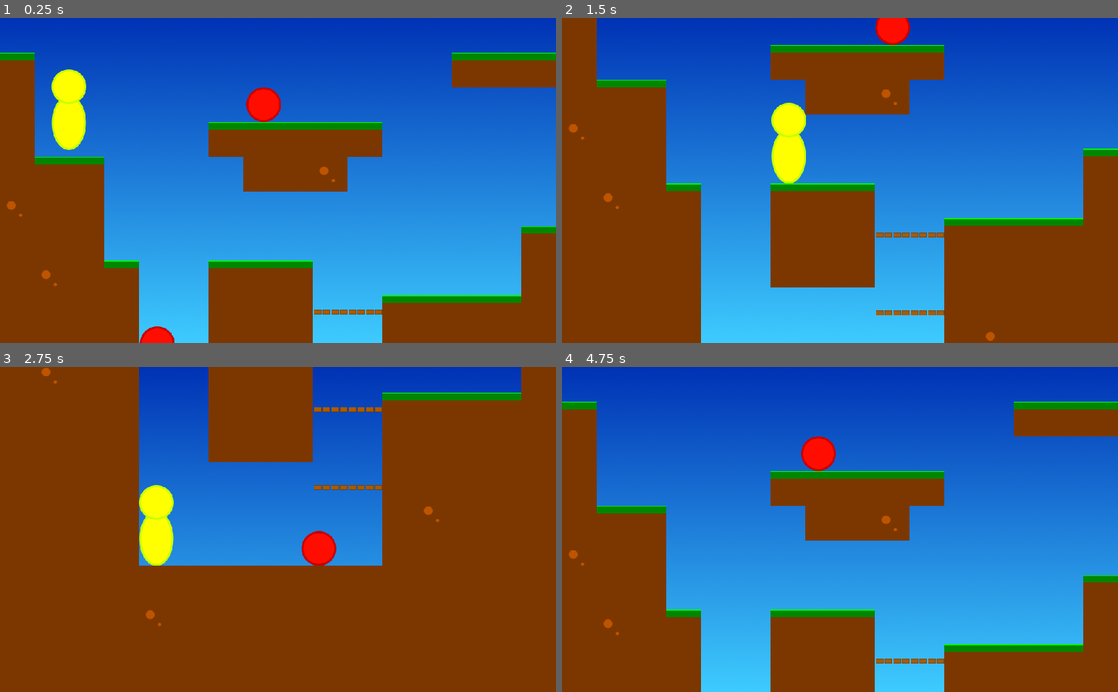
Above: before the commit, frames 1-4 (two rows, left to right).
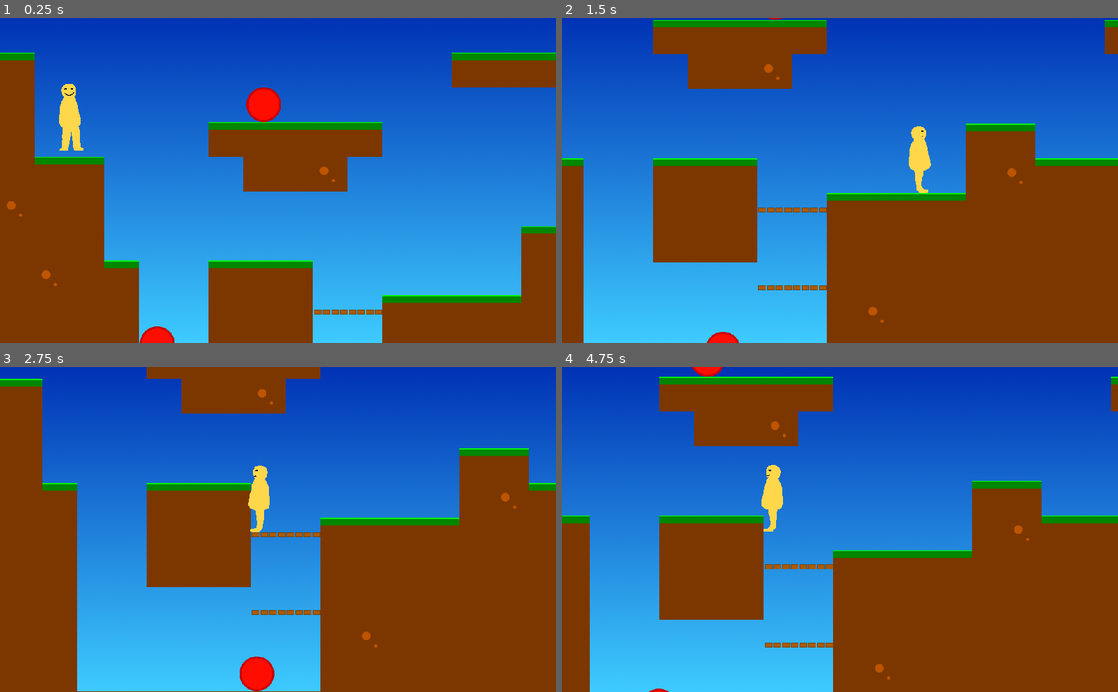
Above: after the commit, the same moments.

Repository: e8johan/superplatformer
Game: Godot game, scene res://src/levels/TestLevel.tscn
Two runs of this game, one before a commit and one after it. Both use one fixed random seed, a clock stepped at 60 frames per second and the inputs below.
Inputs:
- Up to frame 1 (0.25 s): no input
- Up to frame 2 (1.5 s): hold Right (move_right) from 0.53 s (still down); tap Space (move_jump) at 0.77 s
- Up to frame 3 (2.75 s): tap Space (move_jump) at 1.52 s; release Right (move_right) at 2.03 s; hold Left (move_left) from 2.03 s (still down)
- Up to frame 4 (4.75 s): release Left (move_left) at 2.78 s; hold Right (move_right) 2.78-4.28 s; tap Space (move_jump) at 3.02, 3.77, 4.52 s; hold Left (move_left) from 4.28 s (still down)

The runs differ from the first frame. In frame 1, 1.3% of the frame differs, in the area x 9-16%, y 15-41%; in frame 2, 49%; in frame 3, 48%; in frame 4, 53%, in the area x 0-100%, y 0-100%.

Commit message:
Placeholder animated player actor

Diff:
--- a/superplatformer/src/actors/Player.gd
+++ b/superplatformer/src/actors/Player.gd
@@ -1,14 +1,38 @@
 extends ActorBase
 class_name Player, "res://assets/player/player_symbol.png"
+
+onready var animation = $AnimatedSprite
+
+func _ready() -> void:
+    animation.play("idle")
 
 func _on_EnemyDetector_body_entered(body: PhysicsBody2D) -> void:
     queue_free()
 
 func _physics_process(delta: float) -> void:
+    var anim = "idle"
+    var flip = false
+
     var cancel_jump := Input.is_action_just_released("move_jump") and _velocity.y < 0.0
     var direction := get_direction()
     _velocity = calculate_move_velocity(_velocity, direction, speed, cancel_jump)
+
+    if _velocity.x < 0:
+        anim = "walk"
+        flip = true
+    elif _velocity.x > 0:
+        anim = "walk"
+        flip = false
+
+    # TODO add logic for jumping here
+
     _velocity = move_and_slide(_velocity, Vector2.UP)
+
+    # TODO add logic for calling here
+
+    animation.play(anim)
+    animation.flip_h = flip
+
 
 func get_direction() -> Vector2:
     return Vector2(
--- a/superplatformer/src/actors/Player.tscn
+++ b/superplatformer/src/actors/Player.tscn
@@ -1,27 +1,44 @@
-[gd_scene load_steps=5 format=2]
+[gd_scene load_steps=8 format=2]
 
 [ext_resource path="res://src/actors/Player.gd" type="Script" id=1]
 [ext_resource path="res://assets/player/player_idle.png" type="Texture" id=2]
+[ext_resource path="res://assets/player/player_walk_01.png" type="Texture" id=3]
+[ext_resource path="res://assets/player/player_walk_02.png" type="Texture" id=4]
 
-[sub_resource type="CapsuleShape2D" id=1]
-radius = 32.0
-height = 85.0
+[sub_resource type="SpriteFrames" id=1]
+animations = [ {
+"frames": [ ExtResource( 2 ) ],
+"loop": true,
+"name": "idle",
+"speed": 5.0
+}, {
+"frames": [ ExtResource( 3 ), ExtResource( 4 ) ],
+"loop": true,
+"name": "walk",
+"speed": 5.0
+} ]
 
 [sub_resource type="CapsuleShape2D" id=2]
-radius = 25.0
+radius = 17.0
+height = 89.0
+
+[sub_resource type="CapsuleShape2D" id=3]
+radius = 15.0
 height = 78.0
 
 [node name="Player" type="KinematicBody2D"]
 collision_mask = 8
 script = ExtResource( 1 )
 
-[node name="player_idle" type="Sprite" parent="."]
-position = Vector2( 0, -75 )
-texture = ExtResource( 2 )
+[node name="AnimatedSprite" type="AnimatedSprite" parent="."]
+position = Vector2( 0, -62 )
+frames = SubResource( 1 )
+animation = "idle"
+playing = true
 
 [node name="CollisionShape2D" type="CollisionShape2D" parent="."]
-position = Vector2( 0, -75 )
-shape = SubResource( 1 )
+position = Vector2( 0, -61 )
+shape = SubResource( 2 )
 
 [node name="Camera2D" type="Camera2D" parent="."]
 current = true
@@ -36,6 +53,6 @@
 collision_mask = 2
 
 [node name="CollisionShape2D2" type="CollisionShape2D" parent="EnemyDetector"]
-position = Vector2( 0, -75 )
-shape = SubResource( 2 )
+position = Vector2( 0, -66 )
+shape = SubResource( 3 )
 [connection signal="body_entered" from="EnemyDetector" to="." method="_on_EnemyDetector_body_entered"]
Binary file changed: superplatformer/assets/player/player_idle.png
Binary file added: superplatformer/assets/player/player_walk_01.png
Not shown, added: superplatformer/assets/player/player_walk_01.png.import
Binary file added: superplatformer/assets/player/player_walk_02.png
Not shown, added: superplatformer/assets/player/player_walk_02.png.import
Not shown, added: assets/player.pdn
